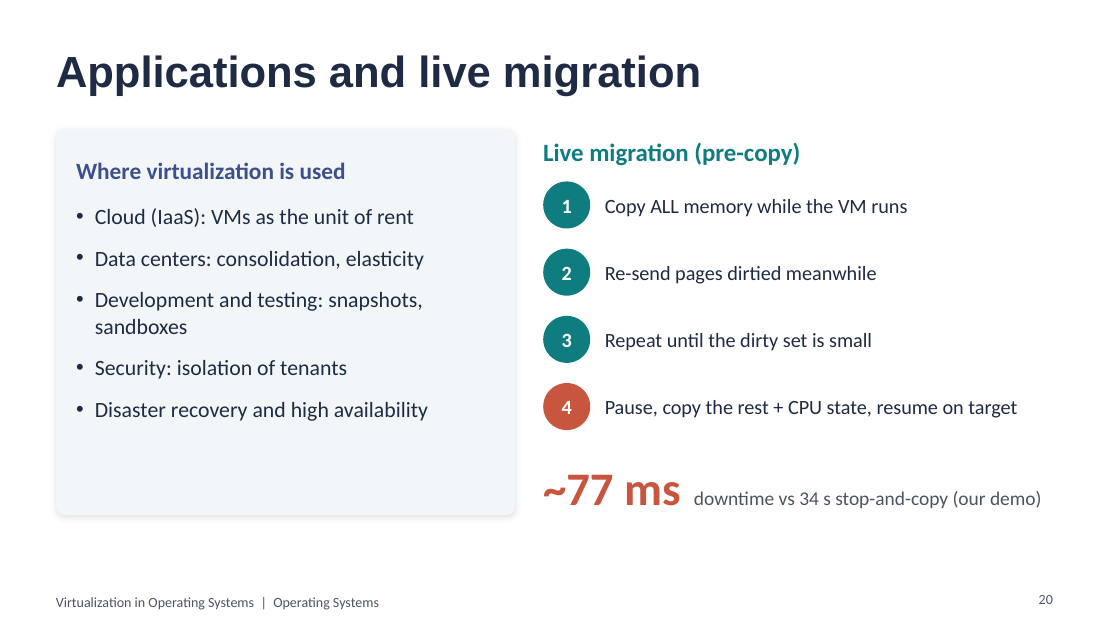
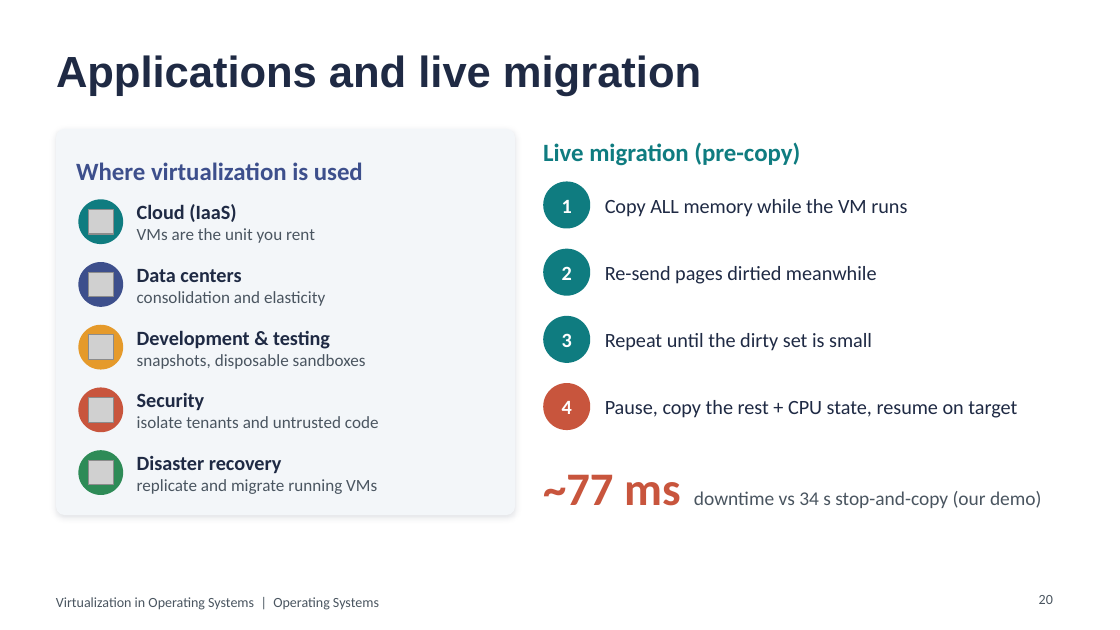
Before and after one commit to aliyassine22/OS-Virtualization, a slide deck: slide 20 of presentation/powerpoint/Virtualization_in_OS.pptx. Drawn at 1120x630 pixels with LibreOffice and Linux fonts; fonts in the diff are those of the drawing; grey boxes stand for pictures. Boxes give left, top, right and bottom in pixels: in the first picture for what was removed or moved away, otherwise in the second. Text is boxed around its words. In the diff, an @@ line names an element or a change of style, - is before the commit and + after.

```diff
--- a/presentation/powerpoint/Virtualization_in_OS.pptx
+++ b/presentation/powerpoint/Virtualization_in_OS.pptx
@@ text "Where virtualization is used" at (76, 162, 363, 180): size 15 to 16 pt @@
@@ ellipse added at (78, 199, 123, 244), fill #0F7C80 @@
@@ picture added at (88, 209, 113, 234) @@
@@ text removed at (95, 208, 428, 421) @@
-• Cloud (IaaS): VMs as the unit of rent
-• Data centers: consolidation, elasticity
-• Development and testing: snapshots, sandboxes
-• Security: isolation of tenants
-• Disaster recovery and high availability
@@ text added at (137, 204, 315, 243), 11 pt, text #4A5560 @@
+Cloud (IaaS)
+VMs are the unit you rent
@@ ellipse added at (78, 262, 123, 307), fill #3D4F8C @@
@@ text added at (137, 269, 325, 306), 11 pt, text #4A5560 @@
+Data centers
+consolidation and elasticity
@@ picture added at (88, 272, 113, 297) @@
@@ ellipse added at (78, 325, 123, 370), fill #E59A2B @@
@@ picture added at (88, 335, 113, 360) @@
@@ text added at (137, 330, 366, 369), 11 pt, text #4A5560 @@
+Development & testing
+snapshots, disposable sandboxes
@@ ellipse added at (78, 388, 123, 432), fill #C8553D @@
@@ picture added at (88, 398, 113, 422) @@
@@ text added at (137, 393, 379, 428), 11 pt, text #4A5560 @@
+Security
+isolate tenants and untrusted code
@@ ellipse added at (78, 450, 123, 495), fill #2E8B57 @@
@@ picture added at (88, 460, 113, 485) @@
@@ text added at (137, 456, 377, 494), 11 pt, text #4A5560 @@
+Disaster recovery
+replicate and migrate running VMs
```
Also in this commit, not shown: 14 other slides changed, 26 other files.
